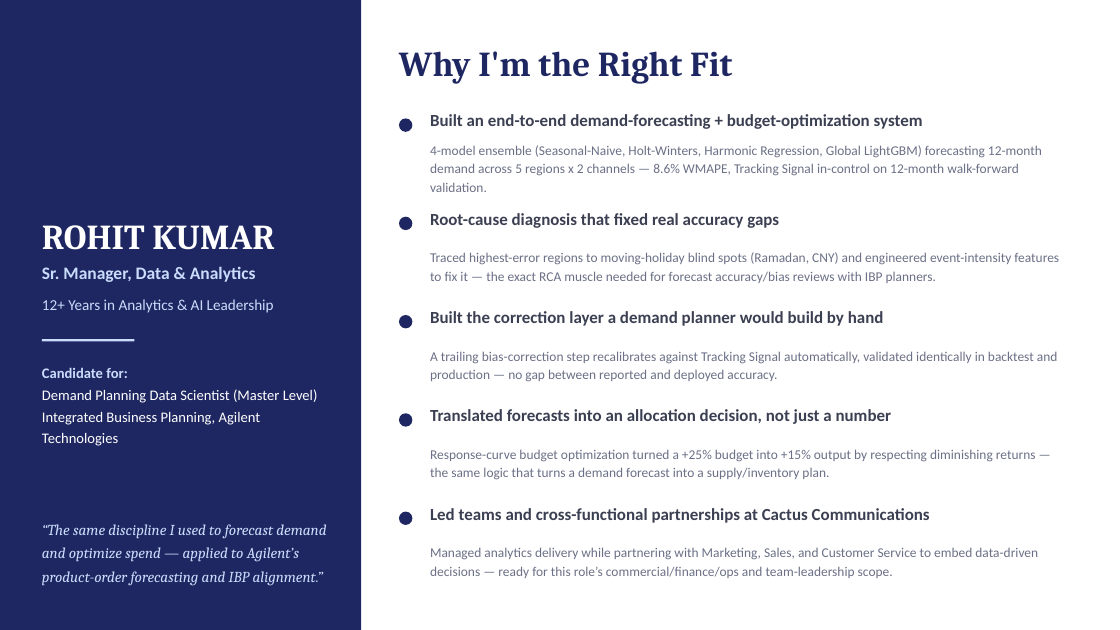
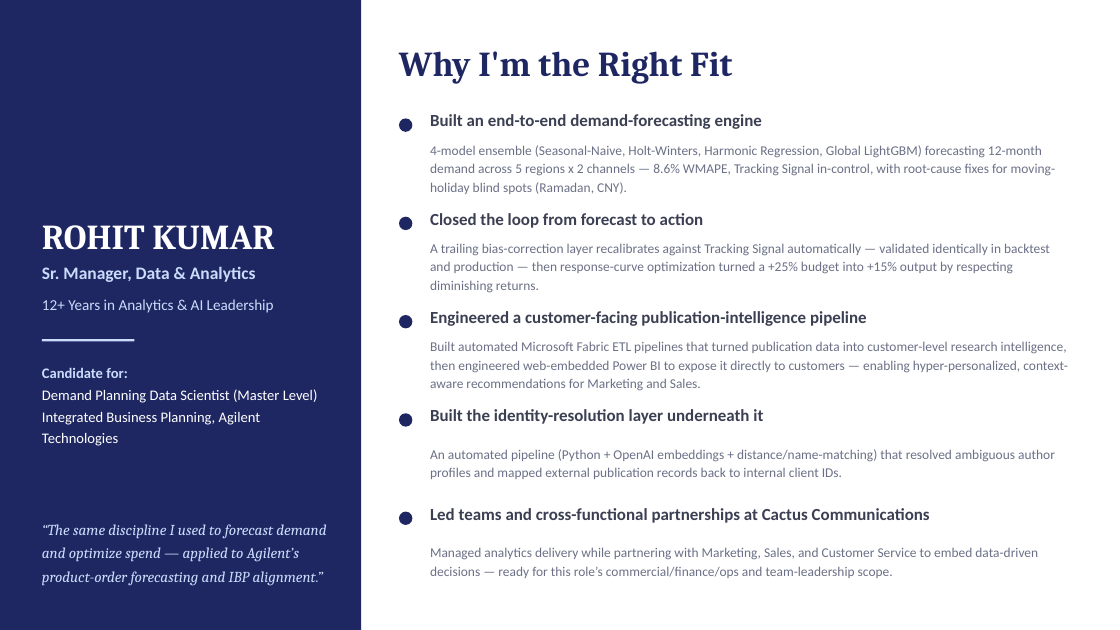
Before and after one commit to rohit6857/rohit, a slide deck: slide 1 of Agilent_Interview_Prework.pptx. Drawn at 1120x630 pixels with LibreOffice and Linux fonts; fonts in the diff are those of the drawing. Boxes give left, top, right and bottom in pixels: in the first picture for what was removed or moved away, otherwise in the second. Text is boxed around its words. In the diff, an @@ line names an element or a change of style, - is before the commit and + after.

```diff
--- a/Agilent_Interview_Prework.pptx
+++ b/Agilent_Interview_Prework.pptx
@@ text at box(430, 114, 762, 129): text changed @@
-Built an end-to-end demand-forecasting + budget-optimization system
+Built an end-to-end demand-forecasting engine
@@ text at box(430, 145, 1055, 194): text changed @@
-4-model ensemble (Seasonal-Naive, Holt-Winters, Harmonic Regression, Global LightGBM) forecasting 12-month demand across 5 regions x 2 channels — 8.6% WMAPE, Tracking Signal in-control on 12-month walk-forward validation.
+4-model ensemble (Seasonal-Naive, Holt-Winters, Harmonic Regression, Global LightGBM) forecasting 12-month demand across 5 regions x 2 channels — 8.6% WMAPE, Tracking Signal in-control, with root-cause fixes for moving-holiday blind spots (Ramadan, CNY).
@@ text at box(430, 213, 704, 228): text changed @@
-Root-cause diagnosis that fixed real accuracy gaps
+Closed the loop from forecast to action
@@ text at box(430, 243, 1050, 293): text changed @@
-Traced highest-error regions to moving-holiday blind spots (Ramadan, CNY) and engineered event-intensity features to fix it — the exact RCA muscle needed for forecast accuracy/bias reviews with IBP planners.
+A trailing bias-correction layer recalibrates against Tracking Signal automatically — validated identically in backtest and production — then response-curve optimization turned a +25% budget into +15% output by respecting diminishing returns.
@@ text at box(430, 311, 867, 326): text changed @@
-Built the correction layer a demand planner would build by hand
+Engineered a customer-facing publication-intelligence pipeline
@@ text at box(430, 341, 1068, 391): text changed @@
-A trailing bias-correction step recalibrates against Tracking Signal automatically, validated identically in backtest and production — no gap between reported and deployed accuracy.
+Built automated Microsoft Fabric ETL pipelines that turned publication data into customer-level research intelligence, then engineered web-embedded Power BI to expose it directly to customers — enabling hyper-personalized, context-aware recommendations for Marketing and Sales.
@@ text at box(430, 409, 763, 424): text changed @@
-Translated forecasts into an allocation decision, not just a number
+Built the identity-resolution layer underneath it
@@ text at box(430, 449, 1055, 479): text changed @@
-Response-curve budget optimization turned a +25% budget into +15% output by respecting diminishing returns — the same logic that turns a demand forecast into a supply/inventory plan.
+An automated pipeline (Python + OpenAI embeddings + distance/name-matching) that resolved ambiguous author profiles and mapped external publication records back to internal client IDs.
```
